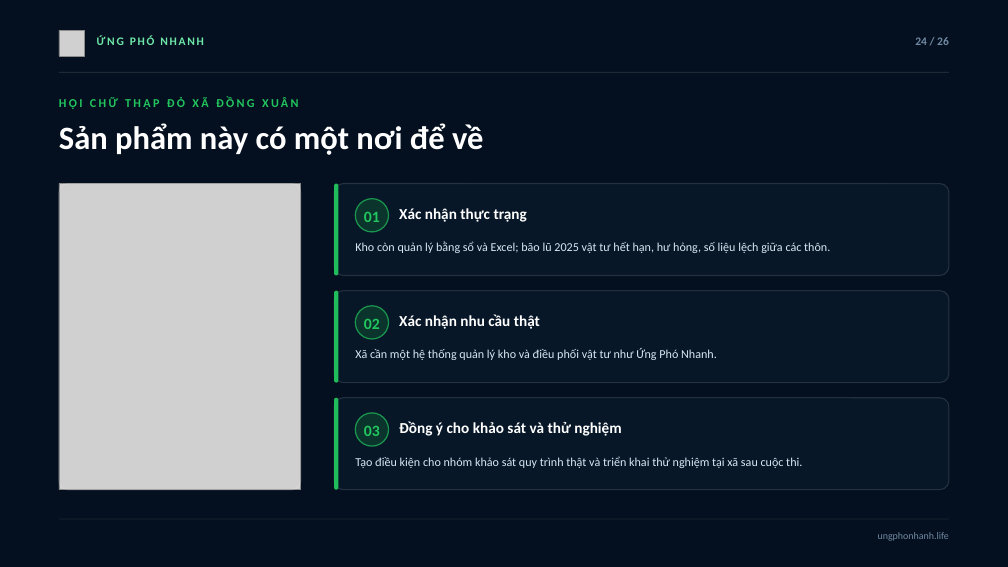
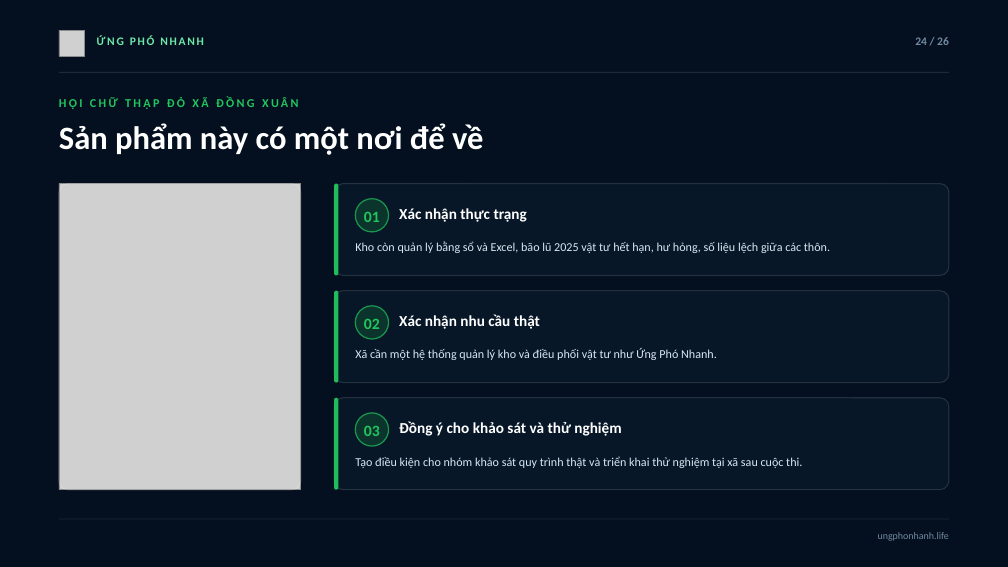
Before and after one commit to khoidev2001/safestock-x, a slide deck: slide 24 of slide-ung-pho-nhanh/Ung-Pho-Nhanh-Slide.pptx. Drawn at 1008x567 pixels with LibreOffice and Linux fonts; fonts in the diff are those of the drawing; grey boxes stand for pictures; background and template pictures are left out. Boxes give left, top, right and bottom in pixels: in the first picture for what was removed or moved away, otherwise in the second. Text is boxed around its words. In the diff, an @@ line names an element or a change of style, - is before the commit and + after.

```diff
--- a/slide-ung-pho-nhanh/Ung-Pho-Nhanh-Slide.pptx
+++ b/slide-ung-pho-nhanh/Ung-Pho-Nhanh-Slide.pptx
@@ text at [355,241,830,253]: text changed @@
-Kho còn quản lý bằng sổ và Excel; bão lũ 2025 vật tư hết hạn, hư hỏng, số liệu lệch giữa các thôn.
+Kho còn quản lý bằng sổ và Excel, bão lũ 2025 vật tư hết hạn, hư hỏng, số liệu lệch giữa các thôn.
```
Also in this commit, not shown: 1 other file.
